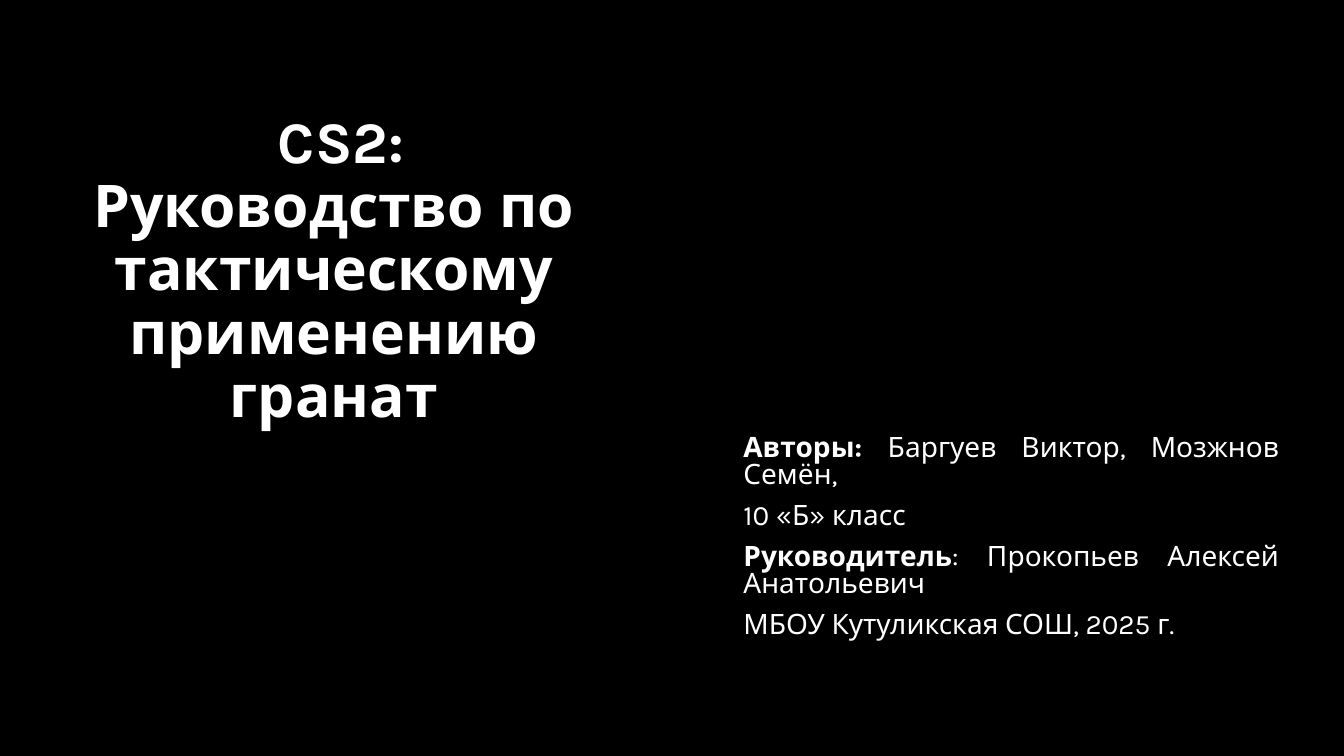
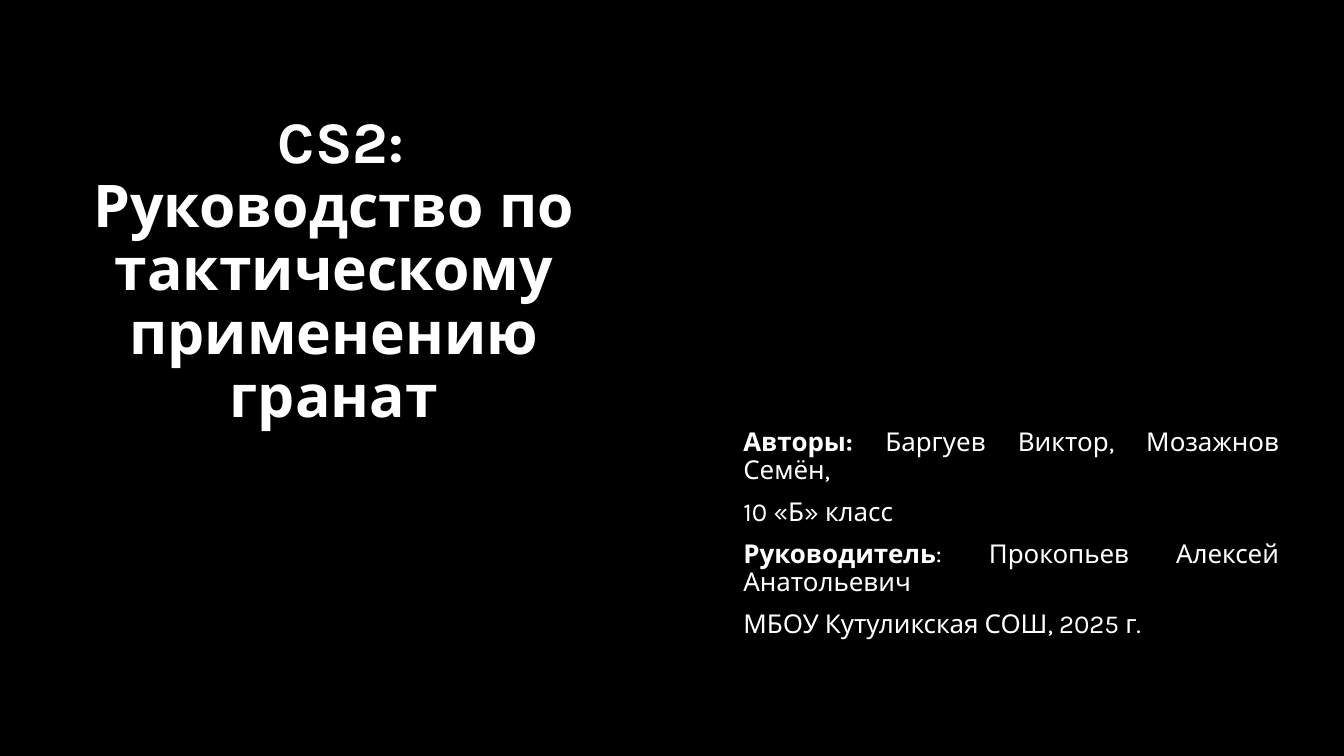
Before and after one commit to wiolks/Project, a slide deck: slide 1 of Описание проекта/Презентация.pptx. Drawn at 1344x756 pixels with LibreOffice and Linux fonts; fonts in the diff are those of the drawing; background and template pictures are left out. Boxes give left, top, right and bottom in pixels: in the first picture for what was removed or moved away, otherwise in the second. Text is boxed around its words. In the diff, an @@ line names an element or a change of style, - is before the commit and + after.

```diff
--- a/Описание проекта/Презентация.pptx
+++ b/Описание проекта/Презентация.pptx
@@ subtitle at box(743, 432, 1279, 458): text changed; size 20 to 18.5 pt @@
-Авторы: Баргуев Виктор, Мозжнов Семён,
+Авторы: Баргуев Виктор, Мозажнов Семён,
@@ subtitle at box(743, 502, 1136, 640): size 20 to 18.5 pt in "10 «Б» класс", "Руководитель: Прокопьев Алексей Анатольевич", "МБОУ Кутуликская СОШ, 2025 г."; line spacing 0.8 to 0.9 @@
```
